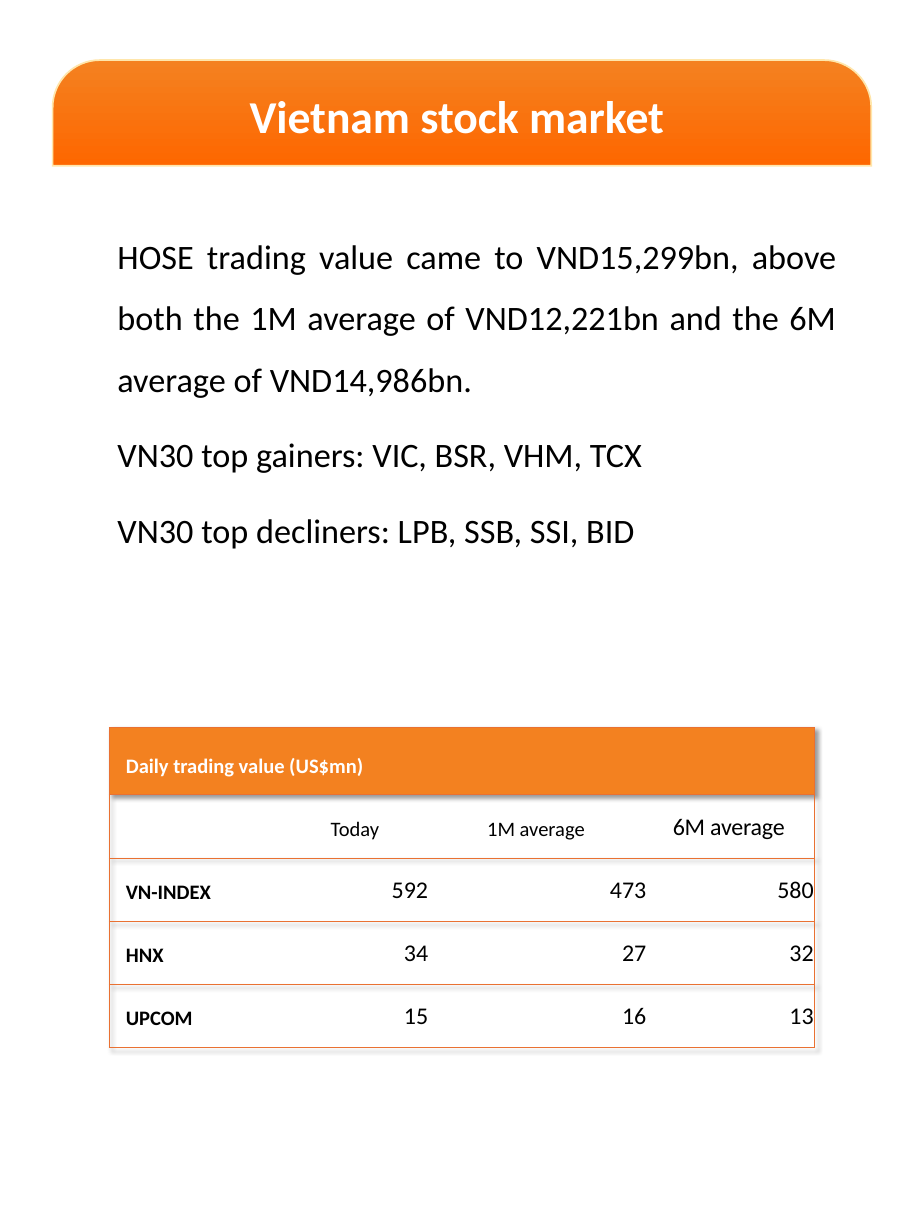
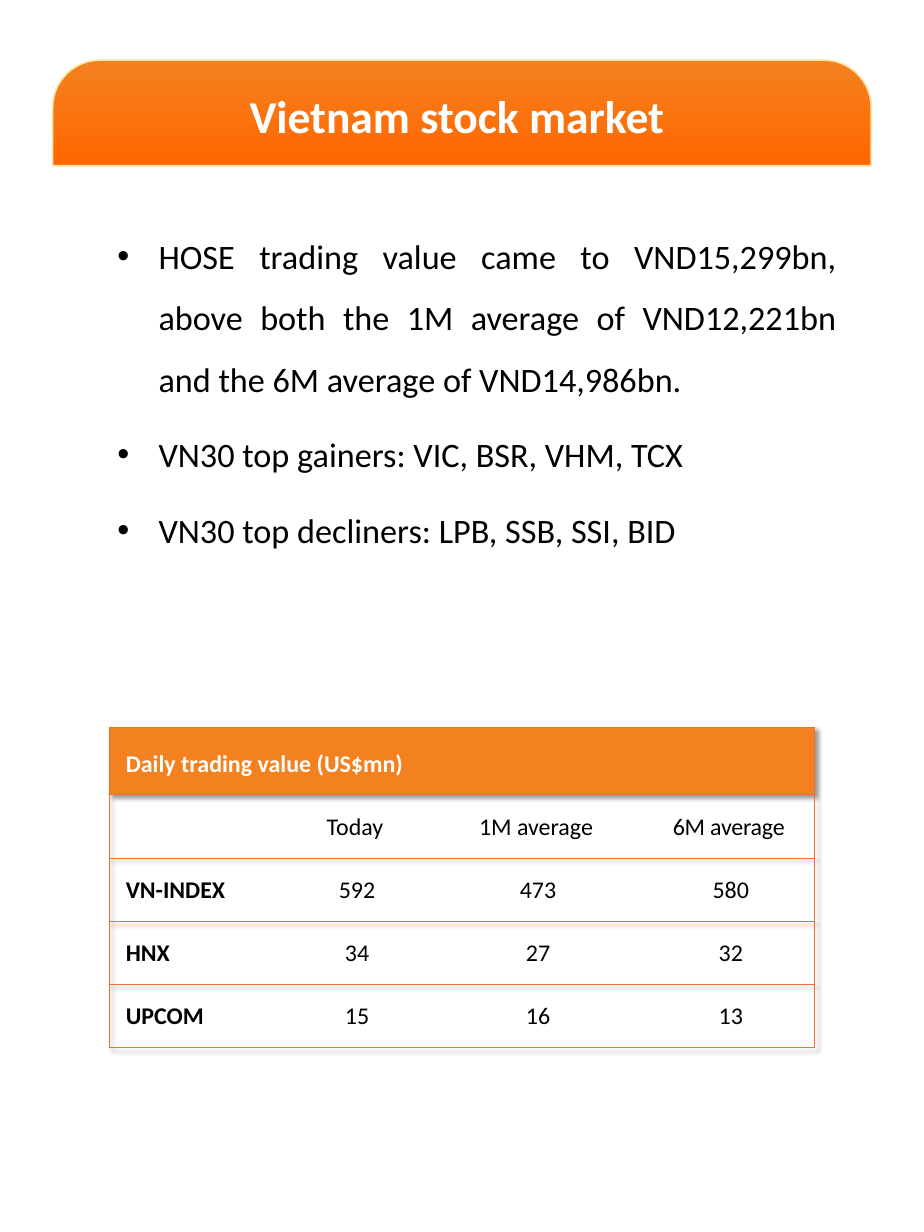
Before and after one commit to datquanton/verbose-guide, a slide deck: slide 3 of DailyReport_Mobile_EN_20261022.pptx. Drawn at 924x1232 pixels with LibreOffice and Linux fonts; fonts in the diff are those of the drawing; background and template pictures are left out. Boxes give left, top, right and bottom in pixels: in the first picture for what was removed or moved away, otherwise in the second. Text is boxed around its words. In the diff, an @@ line names an element or a change of style, - is before the commit and + after.

```diff
--- a/DailyReport_Mobile_EN_20261022.pptx
+++ b/DailyReport_Mobile_EN_20261022.pptx
@@ text "HOSE trading value came to ..." at (159, 245, 837, 549): bullet none to • @@
@@ table at (109, 728, 815, 1048) @@
@@ size 18 to 21 pt in "Daily trading value (US$mn)", "Today", "1M average", "VN-INDEX" and 2 more places @@
@@ alignment right to centre @@
```
Also in this commit, not shown: 3 other slides changed, 1 other file.
